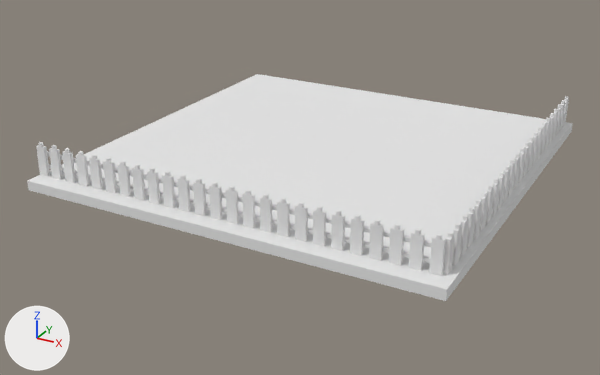
The OBJ model Assets/Models/Level1/funland/funland-0.obj as it was, and as the next commit left it.
One viewpoint serves both versions: a 50 mm camera at (22.62, -34.36, 5.4) aimed at (11.14, -13.49, -5.04). Every picture has the same lights, and +X, +Y and +Z are marked at lower left. Where no turn or scale is listed for an object, it has been applied to the vertices. Vertices at the same position are counted once.

The first picture shows 'Untitled'.
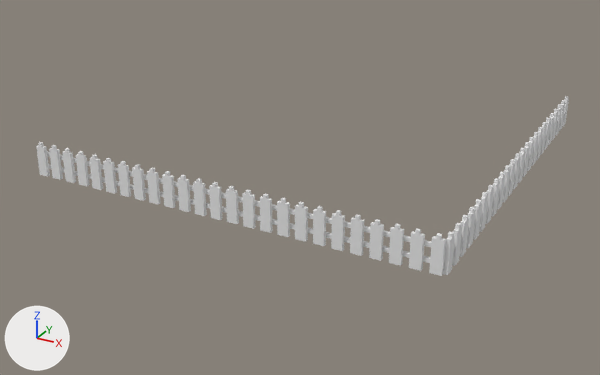
Where the change shows, as pixel boxes [x1, y1, x2, y2] in the pictures (600 x 375 px):
'Untitled', reshaped (21% shorter): before [27, 74, 573, 301]; after [36, 96, 569, 276]
part 1 of me_untitled, cut back: before [27, 74, 573, 301]

Patch to the scene script:
```diff
--- a/Assets/Models/Level1/funland/funland-0.obj.py
+++ b/Assets/Models/Level1/funland/funland-0.obj.py
@@ me_untitled @@
 # used by ob_untitled; location = (0.0, 0.0, 0.0)
-me_untitled.from_pydata(...)  # 1194 vertices, 2762 faces; spans x 5.2..17.8, y -18.9..-6.3, z -4.3..-3.0
+me_untitled.from_pydata(...)  # 1186 vertices, 2556 faces; spans x 5.2..17.6, y -18.4..-6.3, z -4.0..-3.0
+# me_untitled part 1
+# 8 vertices are removed from x 5.2..17.8, y -18.9..-6.3, z -4.3..-4.0
+# 304 faces are deleted
+# 98 new faces join them
 me_untitled.materials.append(mat_palette)
```
